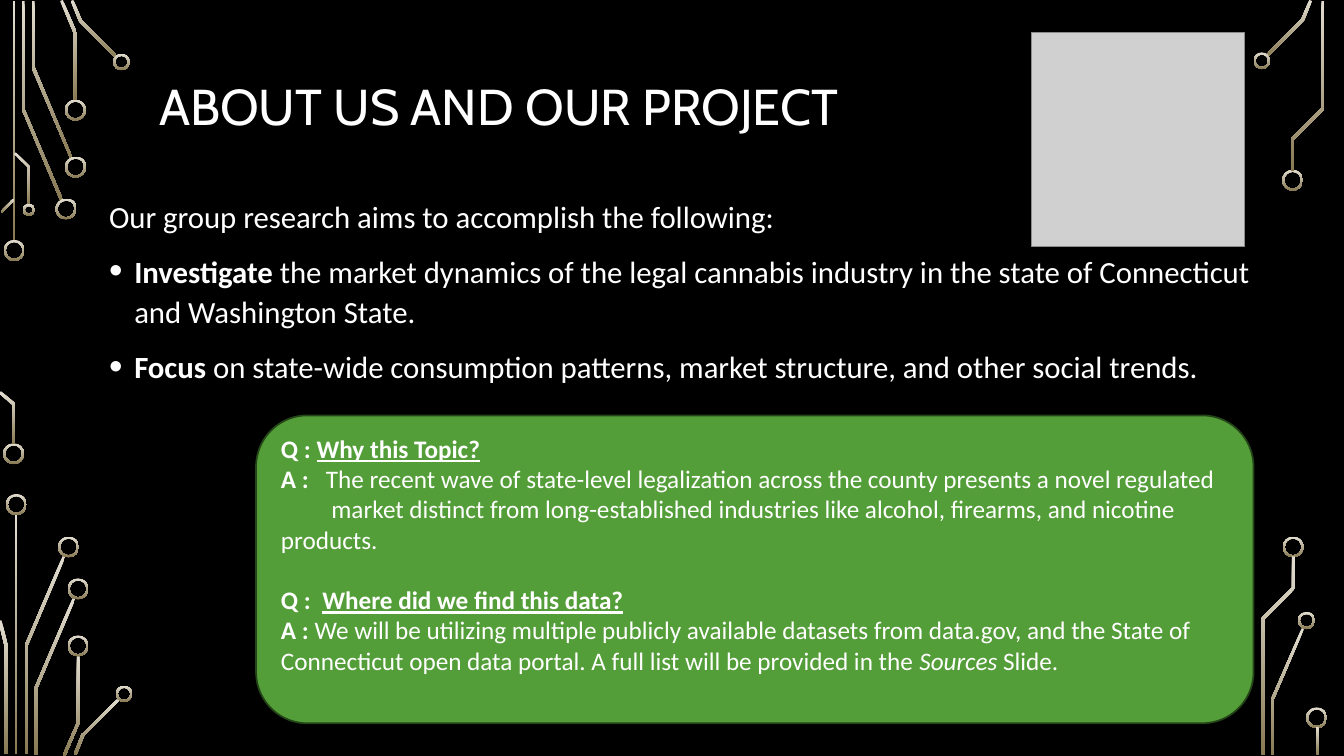
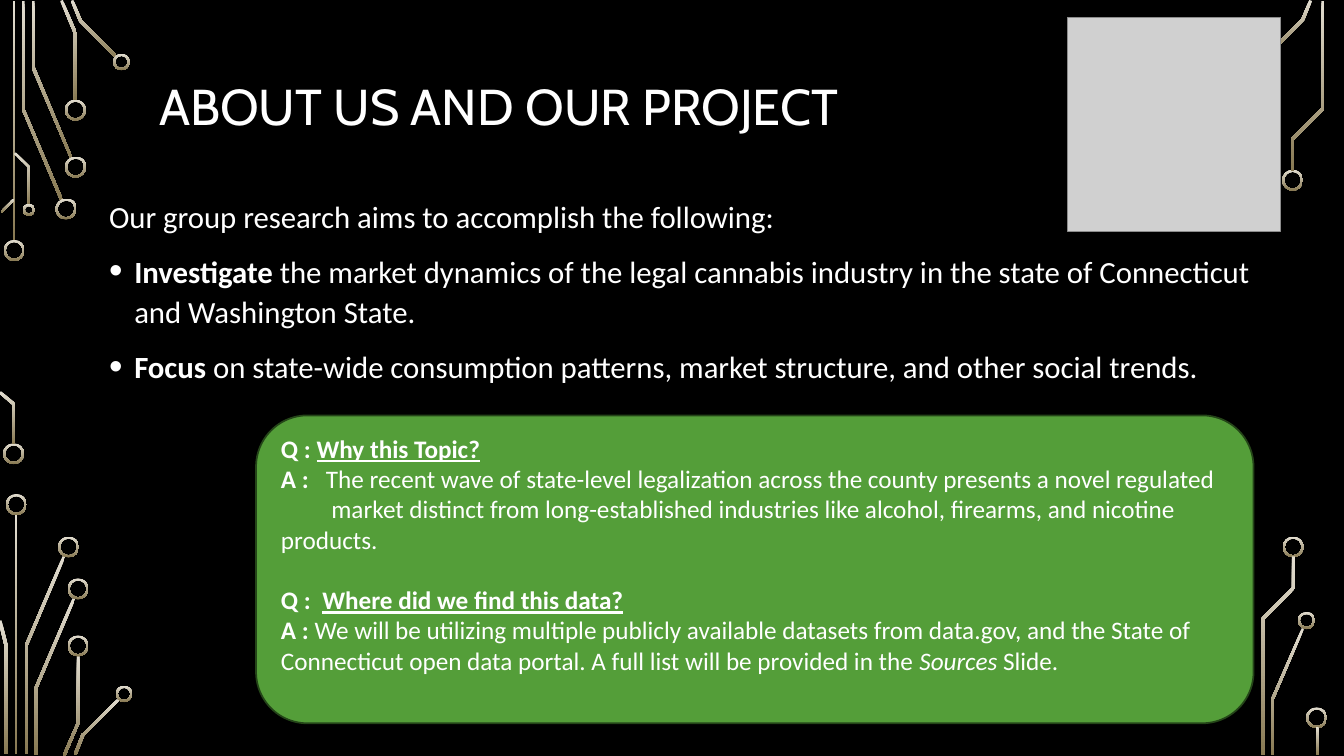
Before and after one commit to nood-leog/CS445-Group, a slide deck: slide 2 of Final Presentation Slides.pptx. Drawn at 1344x756 pixels with LibreOffice and Linux fonts; fonts in the diff are those of the drawing; grey boxes stand for pictures; background and template pictures are left out. Boxes give left, top, right and bottom in pixels: in the first picture for what was removed or moved away, otherwise in the second. Text is boxed around its words. In the diff, an @@ line names an element or a change of style, - is before the commit and + after.

```diff
--- a/Final Presentation Slides.pptx
+++ b/Final Presentation Slides.pptx
@@ picture: place and size @@
-picture at [1031,32,1245,246]
+picture at [1068,17,1281,231]
@@ freeform shape removed at [1253,52,1270,70] @@
```
Also in this commit, not shown: 5 other slides changed, 4 slides added, 7 slides removed, 3 other files.
